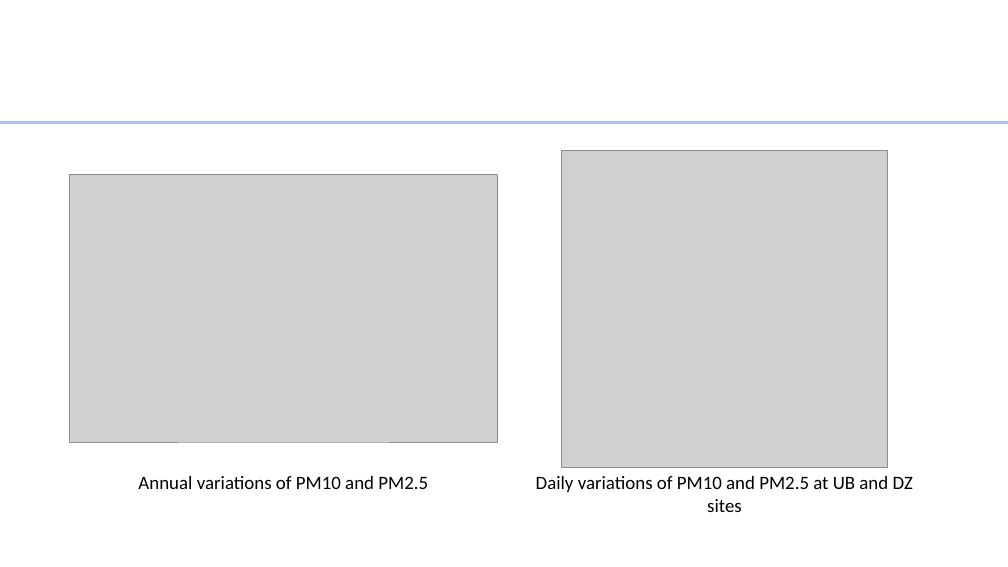
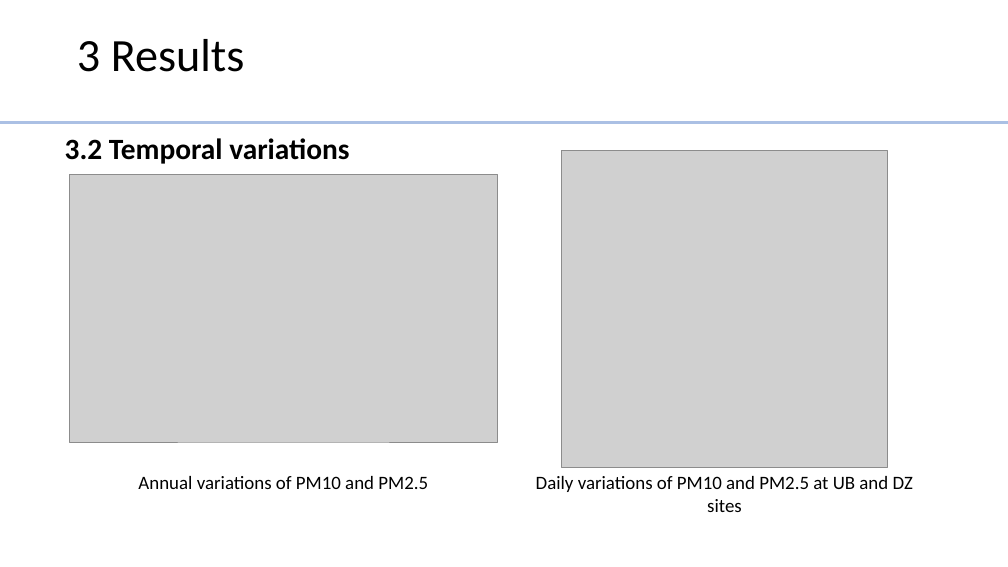
Before and after one commit to EmouAcademy/PM-manuscript, a slide deck: slide 10 of visuals/ppt_presentation.pptx (slide 11 before the commit). Drawn at 1008x567 pixels with LibreOffice and Linux fonts; fonts in the diff are those of the drawing; grey boxes stand for pictures. Boxes give left, top, right and bottom in pixels: in the first picture for what was removed or moved away, otherwise in the second. Text is boxed around its words. In the diff, an @@ line names an element or a change of style, - is before the commit and + after.

```diff
--- a/visuals/ppt_presentation.pptx
+++ b/visuals/ppt_presentation.pptx
@@ title added at box(77, 39, 245, 72), 44 pt, text #000000 @@
+3 Results
@@ text added at box(65, 138, 349, 164), 28 pt, text #000000, bold @@
+3.2 Temporal variations
```
Also in this commit, not shown: 10 other slides changed, 6 slides added, 5 slides removed, 23 other files.
